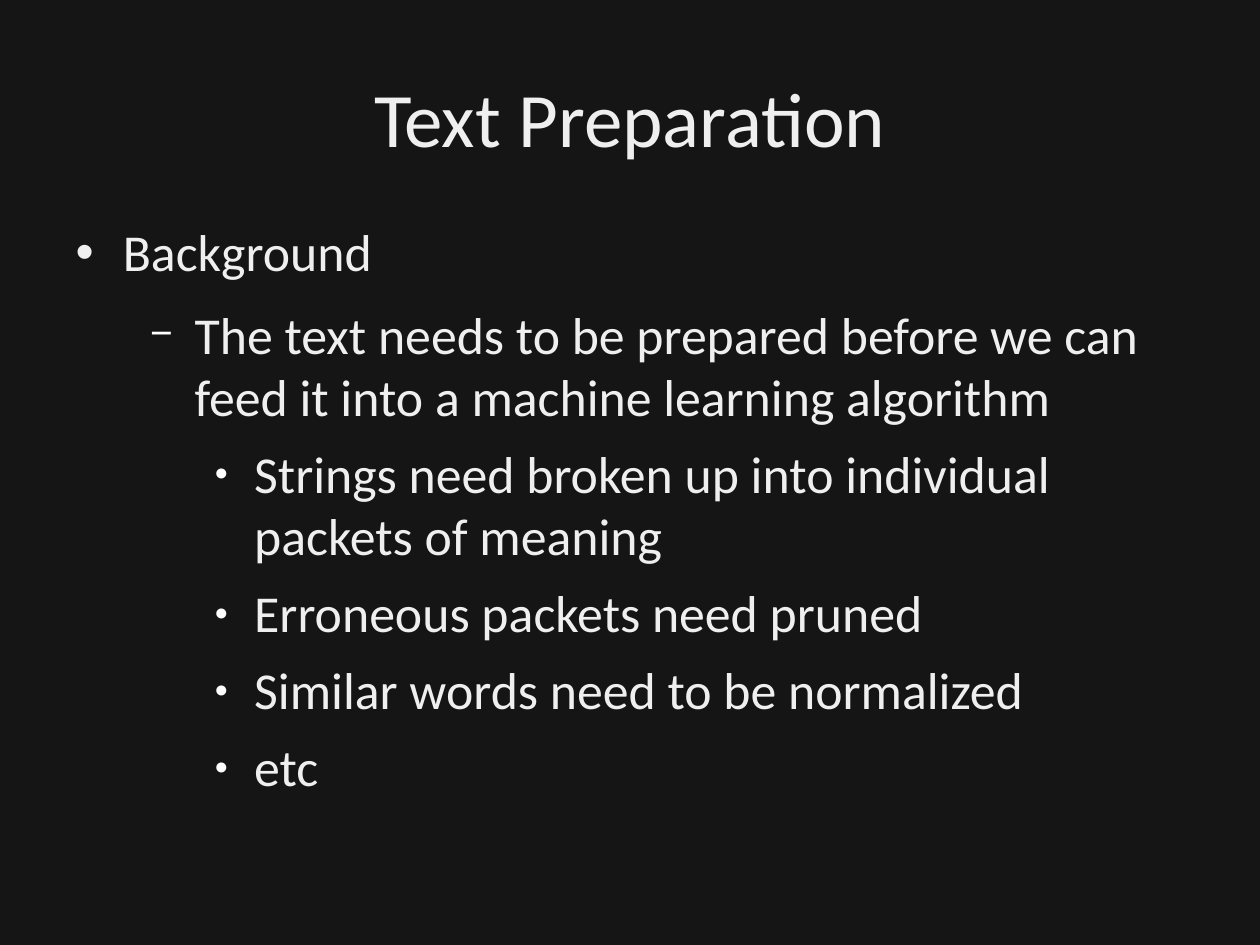
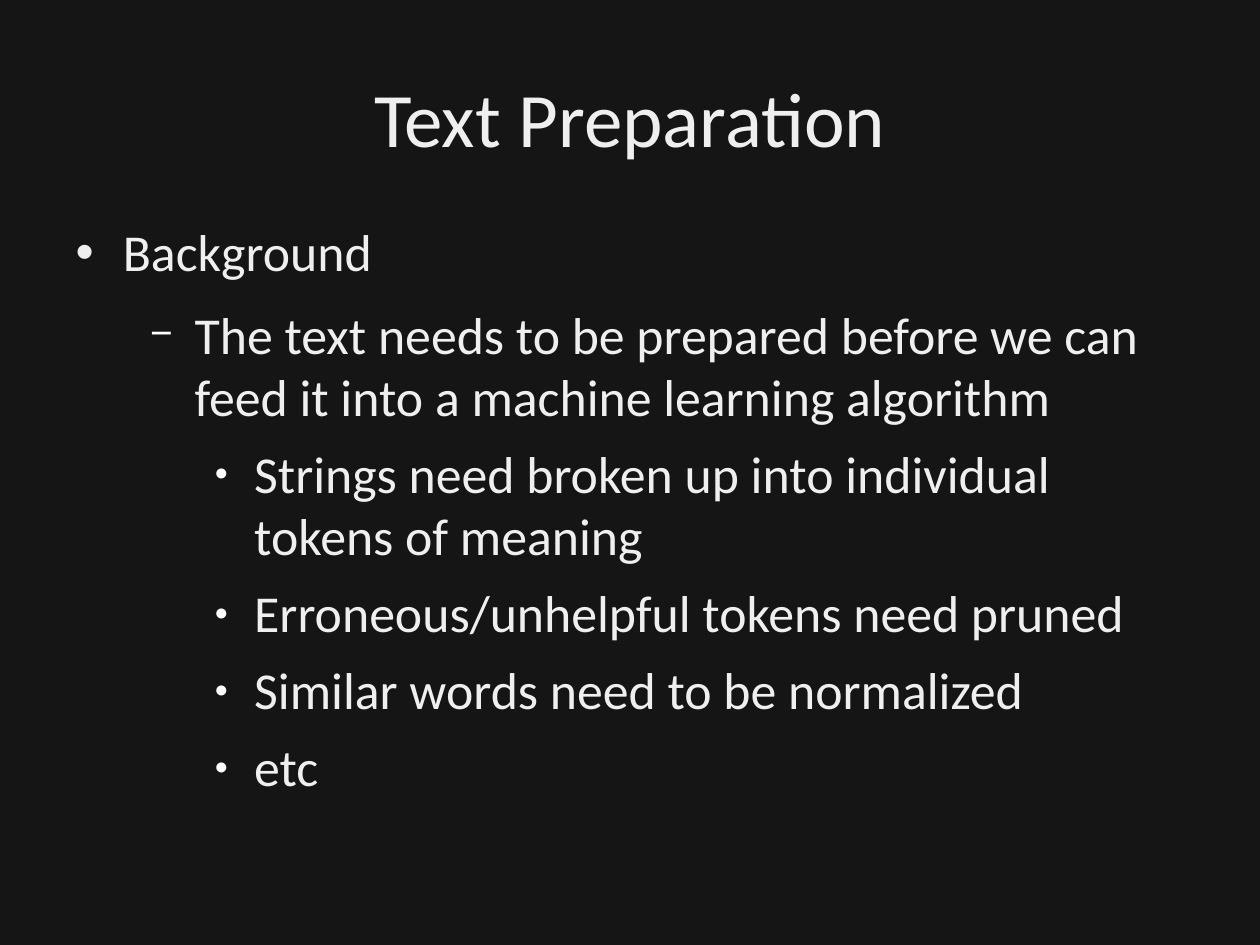
Before and after one commit to dbowmans46/PracticalProgramming, a slide deck: slide 19 of Session 7 - Python/Instructional Material/Session 7 - Python Brief Intro to NLP.odp (slide 17 before the commit). Drawn at 1260x945 pixels with LibreOffice and Linux fonts; fonts in the diff are those of the drawing; background and template pictures are left out; a plain dark background stands for a picture behind light text. Boxes give left, top, right and bottom in pixels: in the first picture for what was removed or moved away, otherwise in the second. Text is boxed around its words. In the diff, an @@ line names an element or a change of style, - is before the commit and + after.

Commit message:
Added slides for part-of-speech tagging.  Added details to nomenclature on language mixing.  Added goal slide.  Included in-class example and in-clss exercise queue slides for text preparation section.

```diff
--- a/Session 7 - Python/Instructional Material/Session 7 - Python Brief Intro to NLP.odp
+++ b/Session 7 - Python/Instructional Material/Session 7 - Python Brief Intro to NLP.odp
@@ text at (254,457,1124,641): text changed @@
-    ● Strings need broken up into individual packets of meaning
-    ● Erroneous packets need pruned
+    ● Strings need broken up into individual tokens of meaning
+    ● Erroneous/unhelpful tokens need pruned
```
Also in this commit, not shown: 4 other slides changed, 8 slides added.
